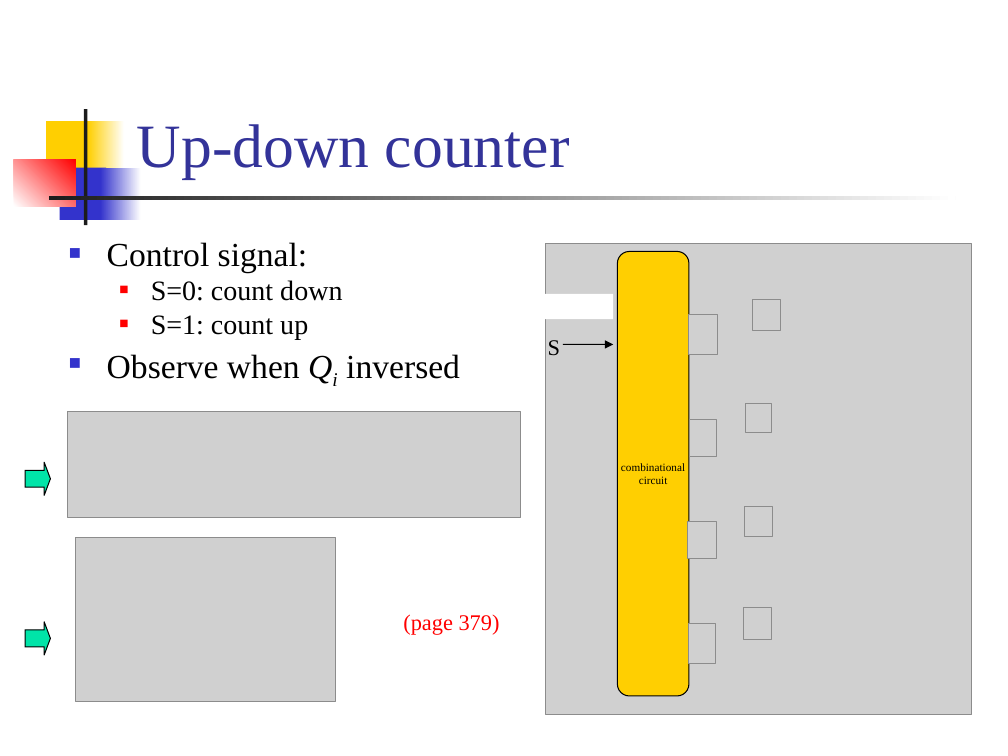
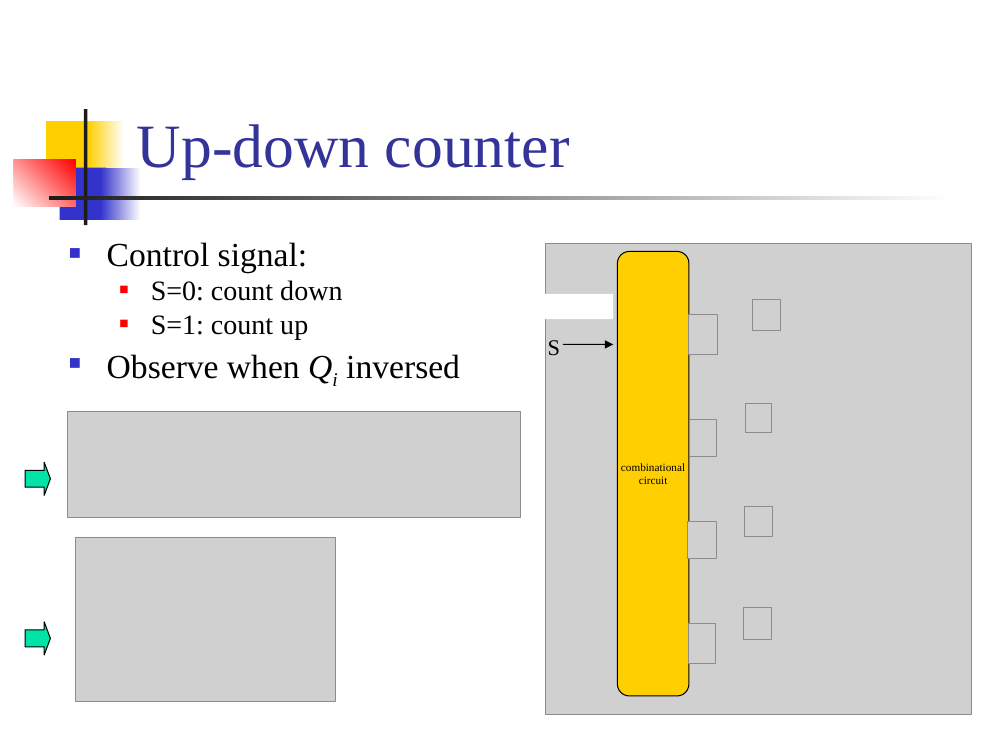
Before and after one commit to CGUSystemCourses/ComputerOrg-2016, a slide deck: slide 58 of Lectures/lec06-RTL_control/lec06a-RTL_count.ppt. Drawn at 1008x756 pixels with LibreOffice and Linux fonts; fonts in the diff are those of the drawing; grey boxes stand for pictures. Boxes give left, top, right and bottom in pixels: in the first picture for what was removed or moved away, otherwise in the second. Text is boxed around its words. In the diff, an @@ line names an element or a change of style, - is before the commit and + after.

```diff
--- a/Lectures/lec06-RTL_control/lec06a-RTL_count.ppt
+++ b/Lectures/lec06-RTL_control/lec06a-RTL_count.ppt
@@ text removed at [403,614,500,635] @@
-(page 379)
```
Also in this commit, not shown: 3 other slides changed, 2 other files.
